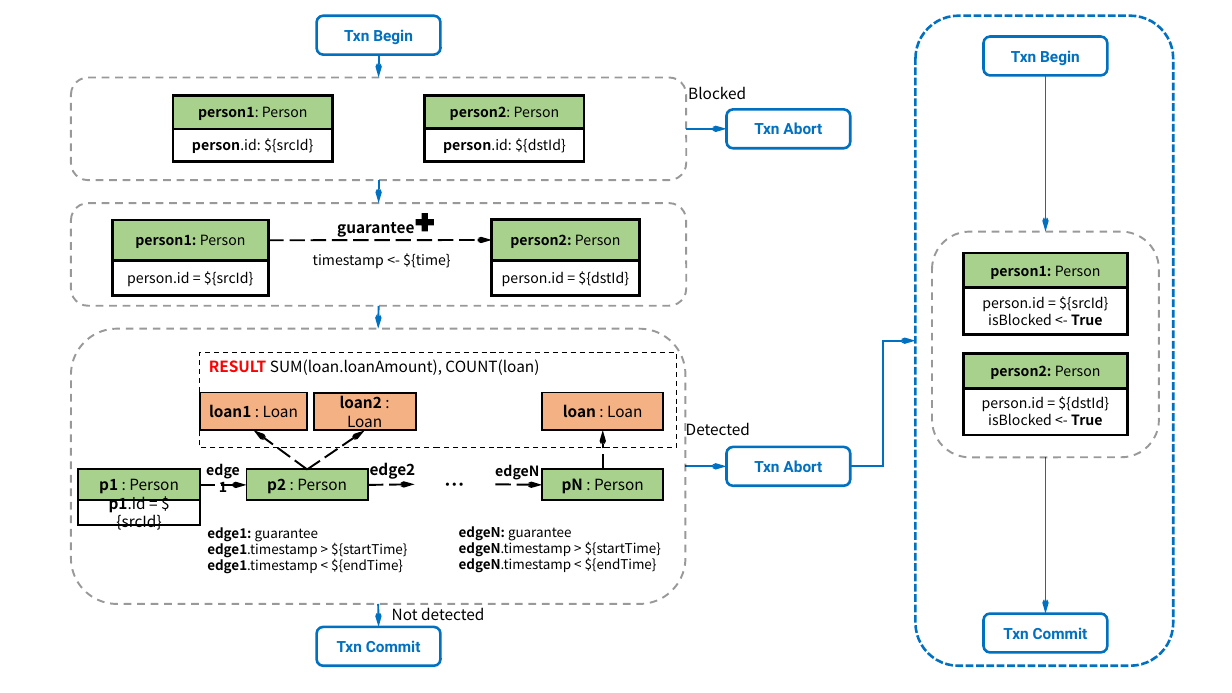
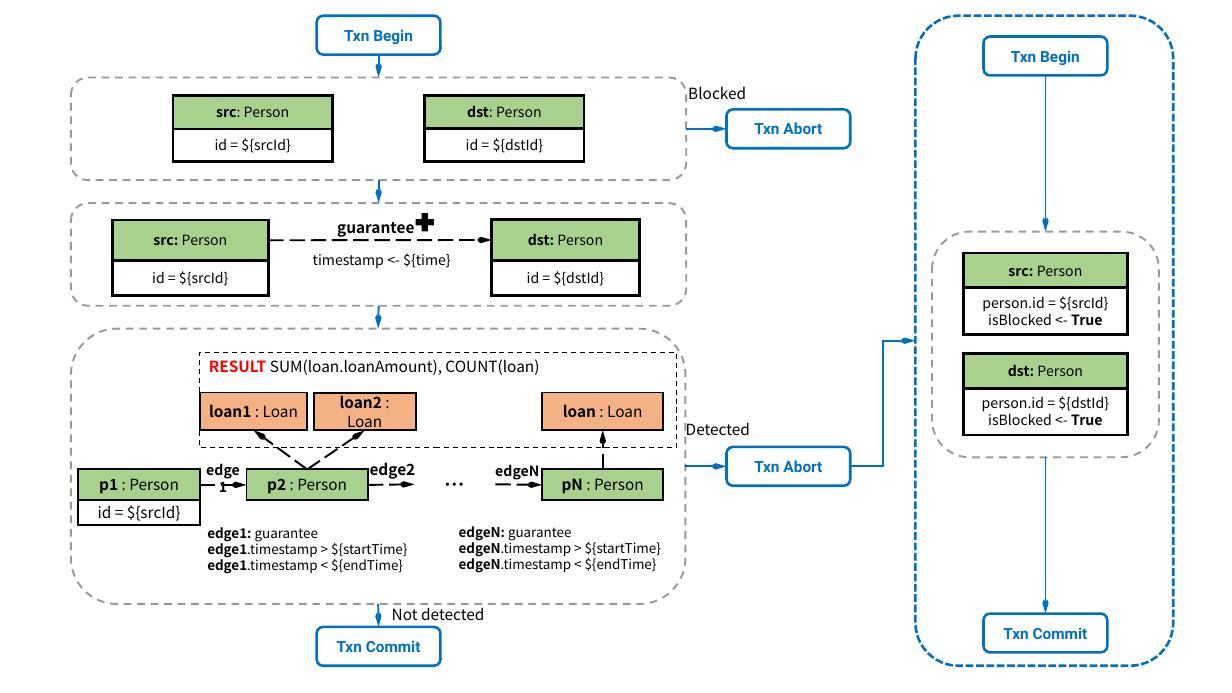
Before and after one commit to ldbc/ldbc_finbench_docs, a slide deck: slide 3 of patterns/transaction-read-write.pptx. Drawn at 1232x693 pixels with LibreOffice and Linux fonts; fonts in the diff are those of the drawing. Boxes give left, top, right and bottom in pixels: in the first picture for what was removed or moved away, otherwise in the second. Text is boxed around its words. In the diff, an @@ line names an element or a change of style, - is before the commit and + after.

```diff
--- a/patterns/transaction-read-write.pptx
+++ b/patterns/transaction-read-write.pptx
@@ text in rectangle at [216, 106, 290, 117]: text changed; bold off @@
-person1: Person
+src: Person
@@ text in rectangle at [467, 105, 542, 117]: text changed; bold off @@
-person2: Person
+dst: Person
@@ text in rectangle at [215, 138, 290, 153]: text changed @@
-person.id: ${srcId}
+id = ${srcId}
@@ text in rectangle at [466, 138, 544, 153]: text changed @@
-person.id: ${dstId}
+id = ${dstId}
@@ text in rectangle at [153, 234, 228, 245]: text changed; bold off @@
-person1: Person
+src: Person
@@ text in rectangle at [528, 233, 603, 245]: text changed; bold off @@
-person2: Person
+dst: Person
@@ text in rectangle at [1008, 265, 1083, 276]: text changed; bold off @@
-person1: Person
+src: Person
@@ text in rectangle at [152, 271, 228, 286]: text changed @@
-person.id = ${srcId}
+id = ${srcId}
@@ text in rectangle at [527, 271, 605, 286]: text changed @@
-person.id = ${dstId}
+id = ${dstId}
@@ text in rectangle at [1008, 364, 1083, 376]: text changed; bold off @@
-person2: Person
+dst: Person
@@ text in rectangle at [98, 505, 181, 521]: text changed @@
-p1.id = ${srcId}
+id = ${srcId}
```
Also in this commit, not shown: 2 other slides changed, 4 other files.
